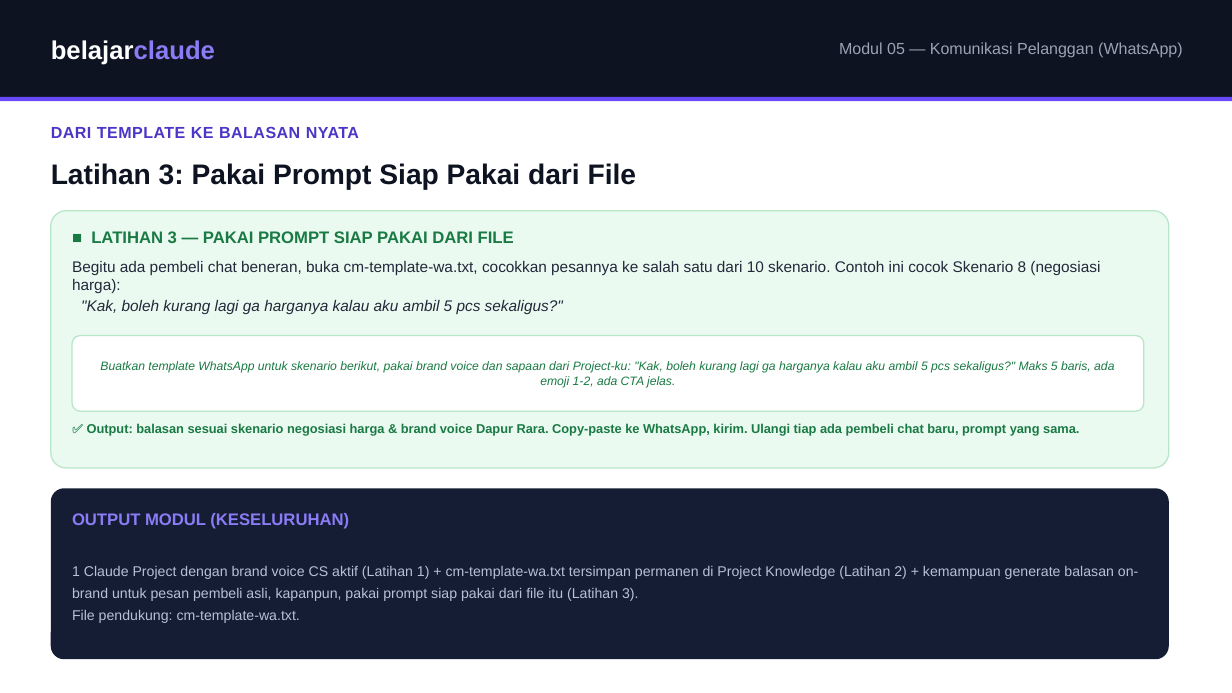
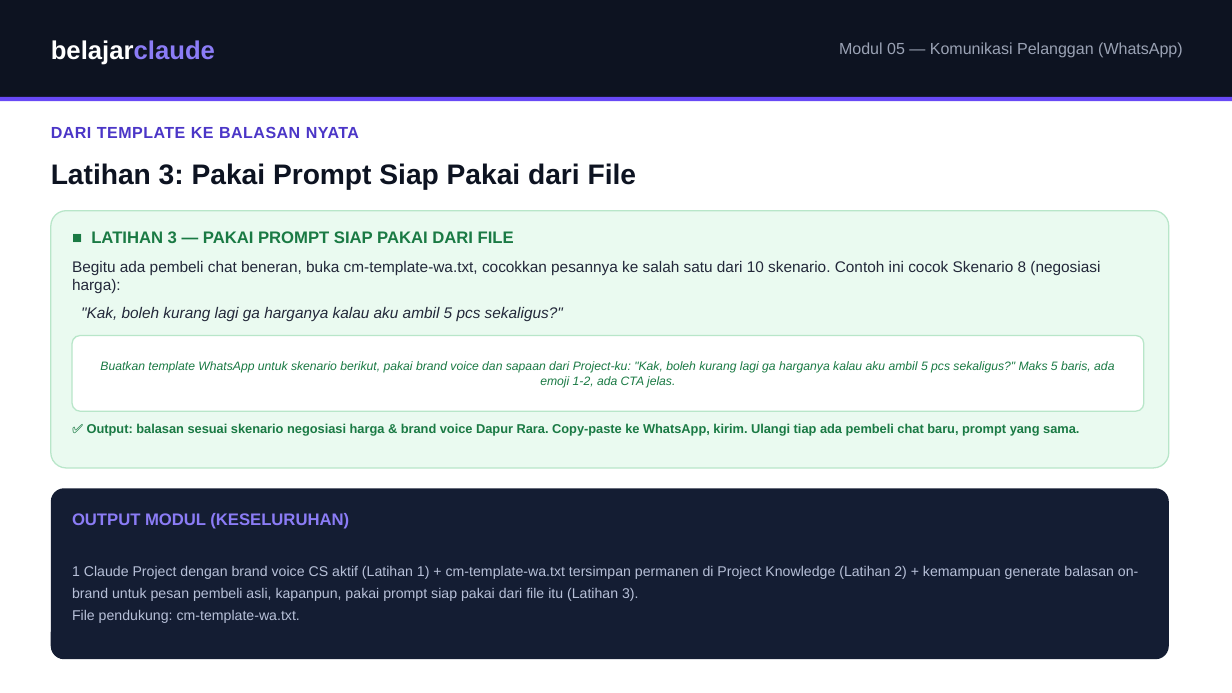
Before and after one commit to juliautomo/belajar-claude, a slide deck: slide 7 of Content-Marketing/M05-Komunikasi-Pelanggan/K3-M05-Komunikasi-Pelanggan.pptx. Drawn at 1232x693 pixels with LibreOffice and Linux fonts; fonts in the diff are those of the drawing. Boxes give left, top, right and bottom in pixels: in the first picture for what was removed or moved away, otherwise in the second. Text is boxed around its words. In the diff, an @@ line names an element or a change of style, - is before the commit and + after.

Commit message:
Sync K3-M05-Komunikasi-Pelanggan.pptx from local (source of truth)

```diff
--- a/Content-Marketing/M05-Komunikasi-Pelanggan/K3-M05-Komunikasi-Pelanggan.pptx
+++ b/Content-Marketing/M05-Komunikasi-Pelanggan/K3-M05-Komunikasi-Pelanggan.pptx
@@ text ""Kak, boleh kurang lagi ga ...": place and size @@
-text ""Kak, boleh kurang lagi ga ..." at [81,300,563,314]
+text ""Kak, boleh kurang lagi ga ..." at [81,307,563,321]
```
